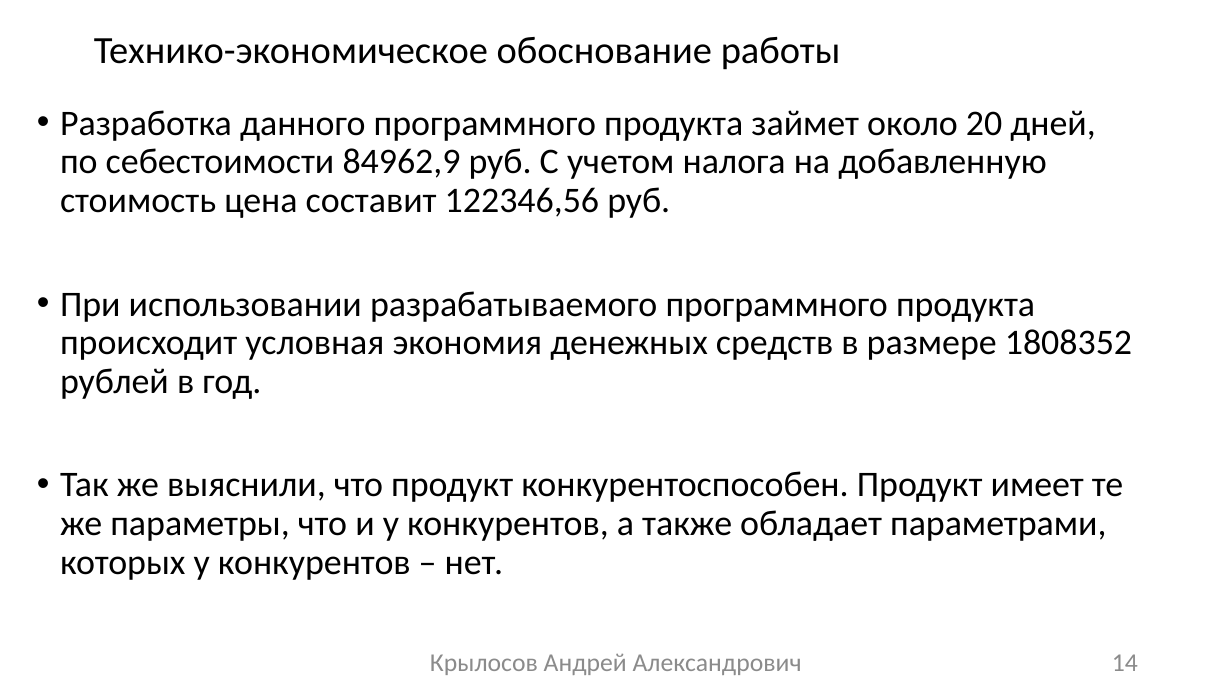
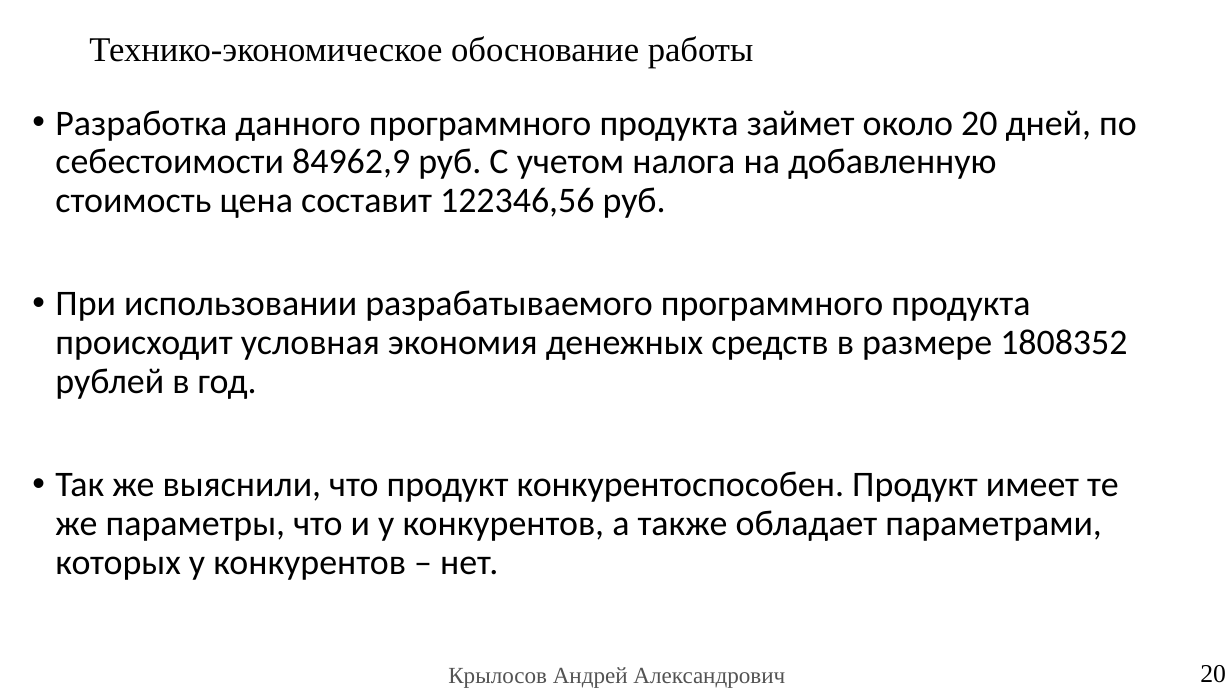
Before and after one commit to raldenprog/electronic_vote, a slide deck: slide 20 of documentation/Диплом ДЭГ.pptx (slide 14 before the commit). Drawn at 1232x693 pixels with LibreOffice and Linux fonts; fonts in the diff are those of the drawing. Boxes give left, top, right and bottom in pixels: in the first picture for what was removed or moved away, otherwise in the second. Text is boxed around its words. In the diff, an @@ line names an element or a change of style, - is before the commit and + after.

```diff
--- a/documentation/Диплом ДЭГ.pptx
+++ b/documentation/Диплом ДЭГ.pptx
@@ title "Технико-экономическое обоснование работы" at <box>89,36,754,68</box>: size 30 to 27 pt, font Calibri to Times New Roman @@
@@ text "Разработка данного программного продукта займет ..." rewrapped from <box>60,110,1132,580</box> to <box>55,110,1137,580</box> @@
@@ text removed at <box>430,654,802,675</box> @@
-Крылосов Андрей Александрович
@@ page number removed at <box>1112,654,1138,671</box> @@
-14
@@ text added at <box>448,667,785,688</box>, 18 pt, text #535353 @@
+Крылосов Андрей Александрович
@@ page number added at <box>1200,665,1226,683</box>, 20 pt, text #000000 @@
+20
```
Also in this commit, not shown: 13 other slides changed, 9 slides added, 2 slides removed, 11 other files.
